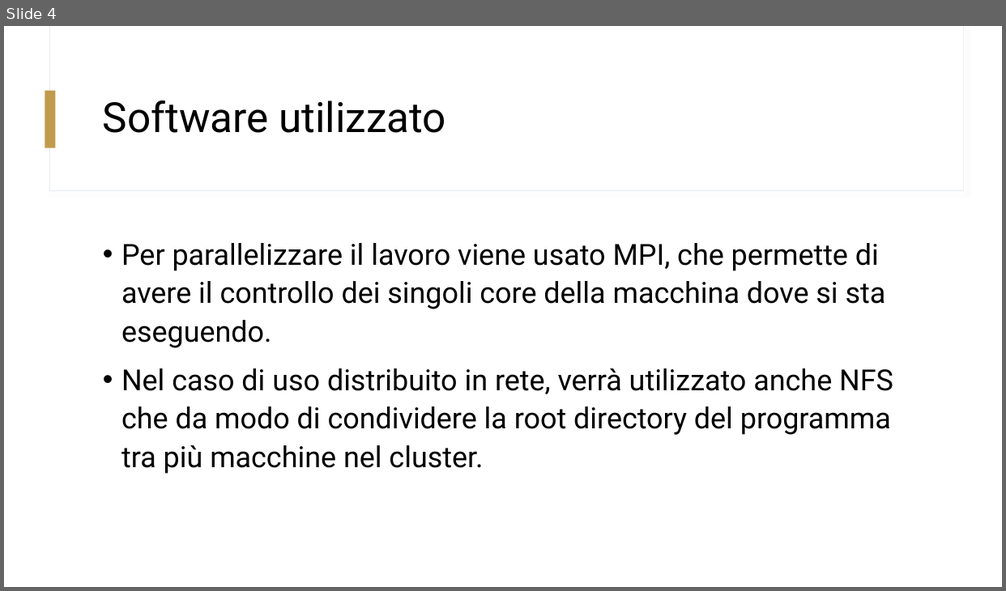
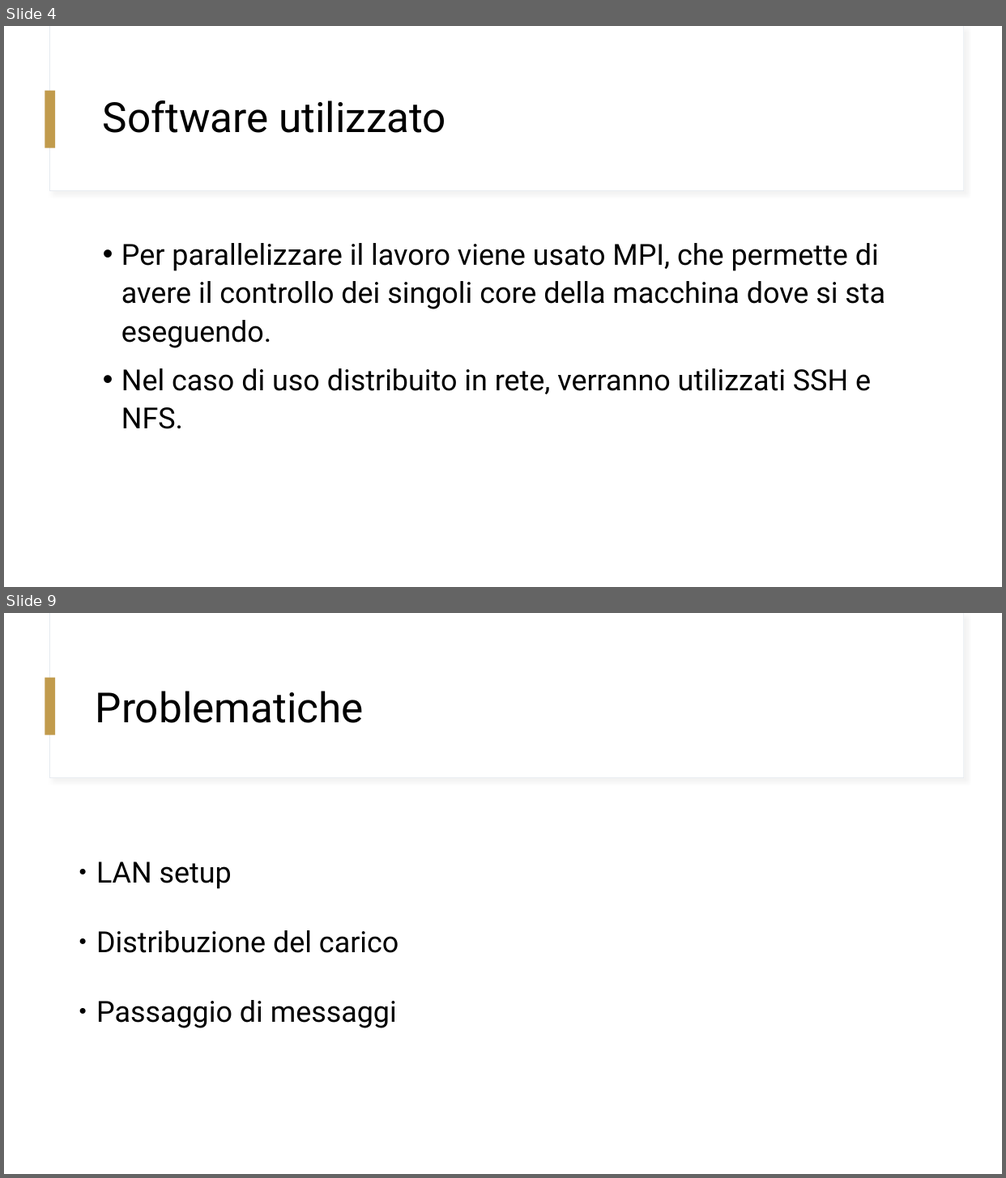
Before and after one commit to GiorgioBelli/npJohn, a slide deck: NPJohn.pptx. Shown one above the other, each under a label of ours: slide 4 before the commit, slides 4 and 9 after it; the slides between them are not shown. The pictures are 1006x591 and 1006x1178 pixels, drawn with LibreOffice and Linux fonts; fonts in the diff are those of the drawing. Boxes give left, top, right and bottom in pixels: in the first picture for what was removed or moved away, otherwise in the second. Text is boxed around its words. In the diff, an @@ line names an element or a change of style, - is before the commit and + after.

```diff
--- a/NPJohn.pptx
+++ b/NPJohn.pptx
@@ slide 9 added at (4,613,1002,1174), background #FFFFFF; not listed: 3 template elements that a slide beside it also shows @@
@@ text added at (96,691,364,723), 40 pt, text #000000 @@
+Problematiche
@@ text added at (96,862,398,1029), 28 pt, text #000000 @@
+● LAN setup
+● Distribuzione del carico
+● Passaggio di messaggi
@@ slide 4 changed as well @@
@@ text at (121,369,871,429): text changed @@
-• Nel caso di uso distribuito in rete, verrà utilizzato anche NFS che da modo di condividere la root directory del programma tra più macchine nel cluster.
+• Nel caso di uso distribuito in rete, verranno utilizzati SSH e NFS.
```
Also in this commit, not shown: 5 other slides changed, 2 other slides added, 1 other file.
